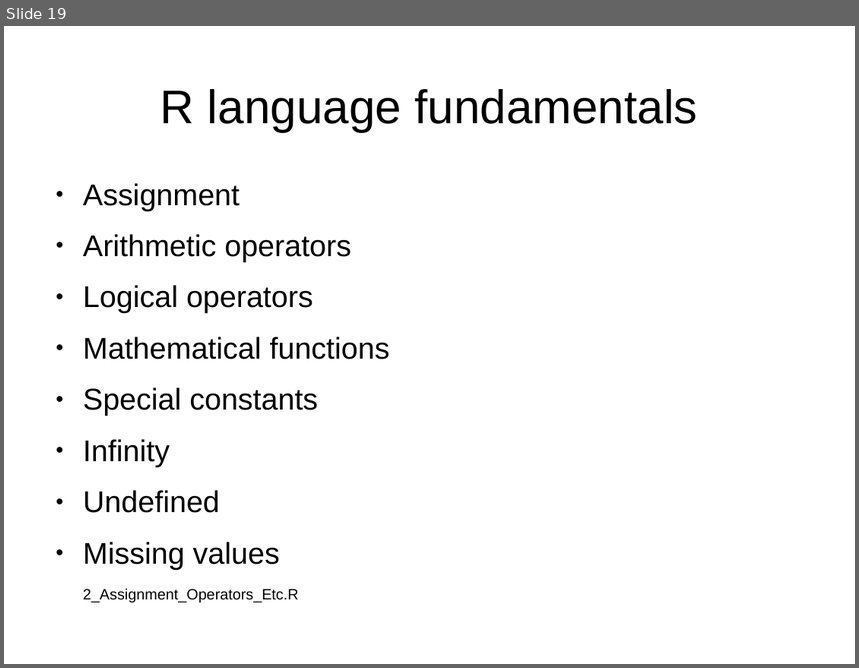
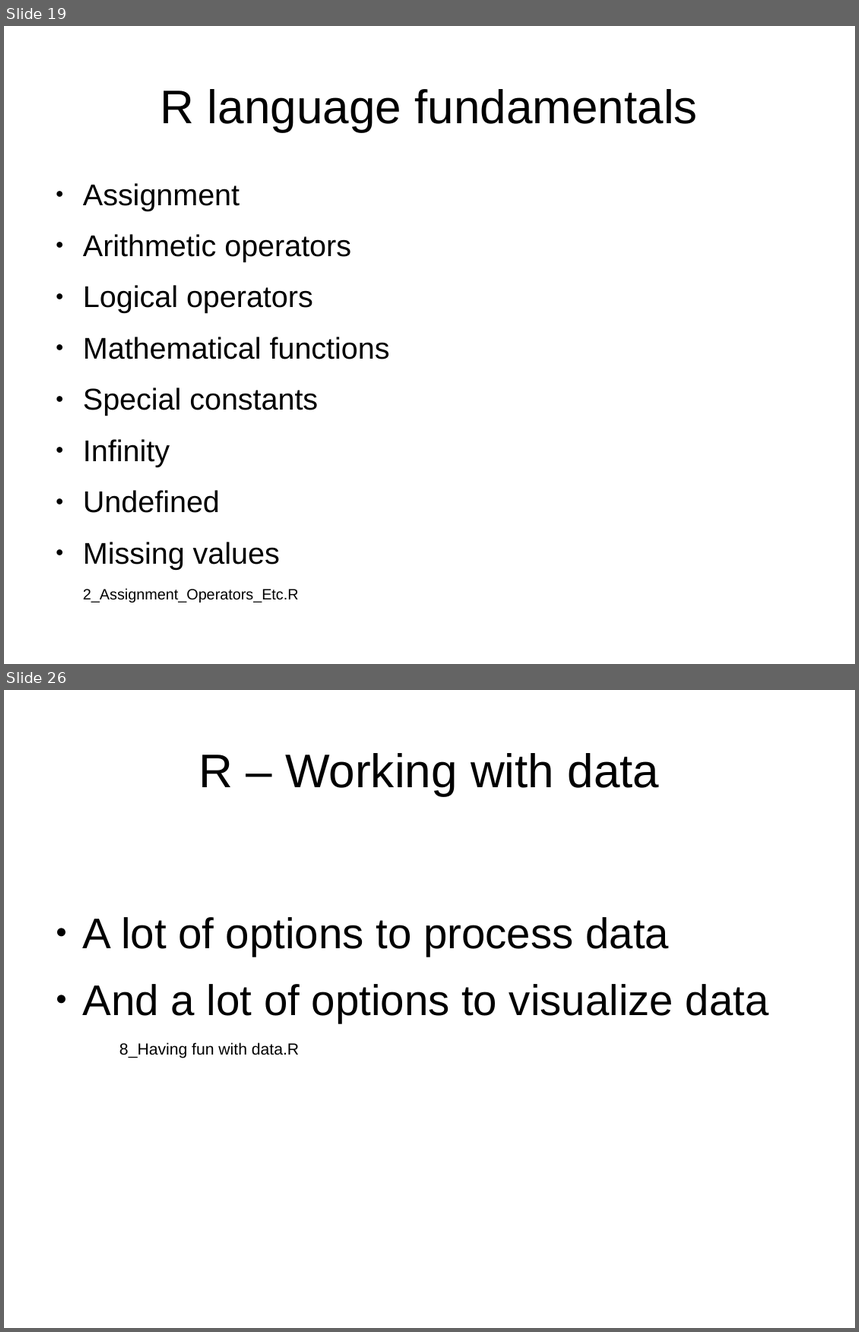
Before and after one commit to Johnny-Blue/R, a slide deck: R.odp. Shown one above the other, each under a label of ours: slide 19 before the commit, slides 19 and 26 after it; the slides between them are not shown. The pictures are 859x668 and 859x1332 pixels, drawn with LibreOffice and Linux fonts; fonts in the diff are those of the drawing. Boxes give left, top, right and bottom in pixels: in the first picture for what was removed or moved away, otherwise in the second. Text is boxed around its words. In the diff, an @@ line names an element or a change of style, - is before the commit and + after.

```diff
--- a/R.odp
+++ b/R.odp
@@ slide 26 added at box(4, 690, 855, 1328), background #FFFFFF @@
@@ title added at box(199, 753, 660, 796), 44 pt, text #000000 @@
+R – Working with data
@@ text added at box(83, 917, 769, 1059), 40 pt, text #000000 @@
+● A lot of options to process data
+● And a lot of options to visualize data
+  8_Having fun with data.R
```
Also in this commit, not shown: 4 slides changed, 4 other slides added, 8 other files.
